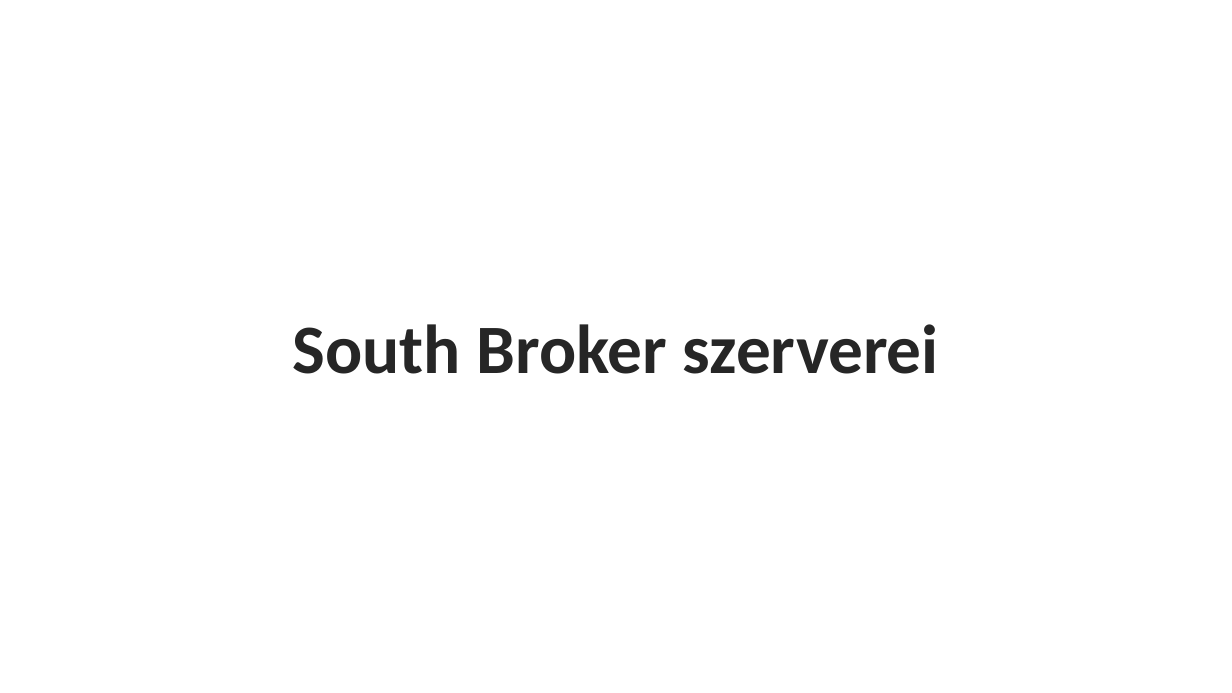
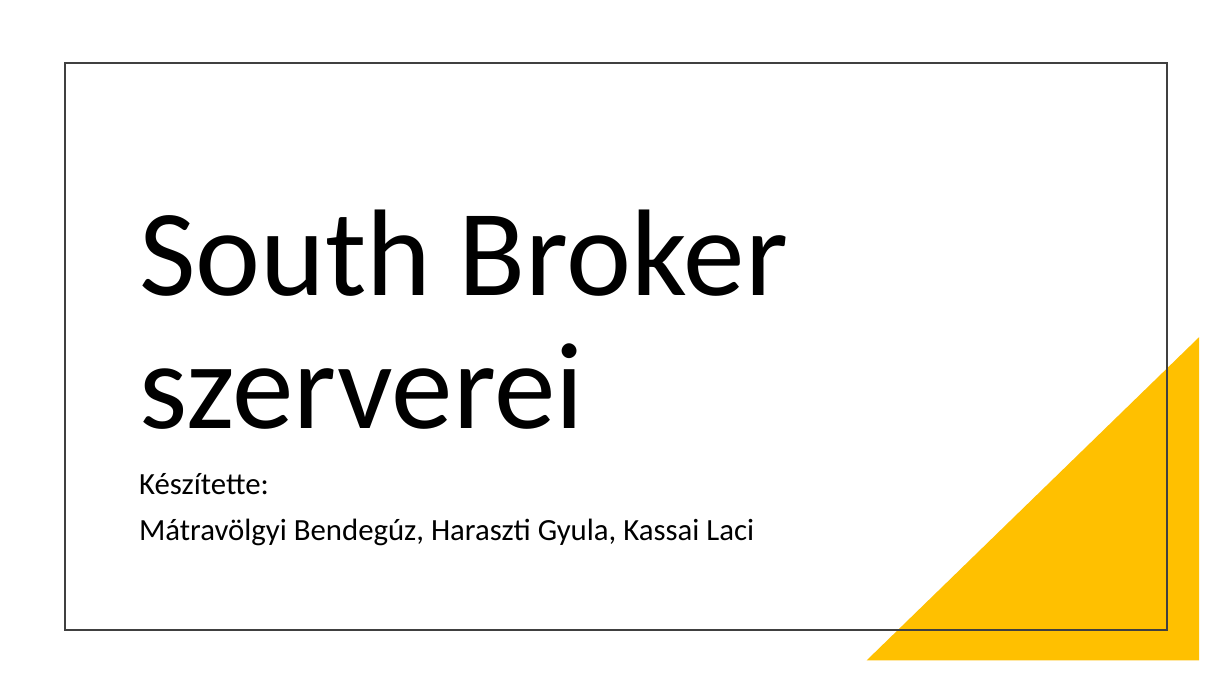
Before and after one commit to MatraBendi/Vizsga2022_IRU, a slide deck: slide 1 of Szerver bemutató.pptx. Drawn at 1232x693 pixels with LibreOffice and Linux fonts; fonts in the diff are those of the drawing. Boxes give left, top, right and bottom in pixels: in the first picture for what was removed or moved away, otherwise in the second. Text is boxed around its words. In the diff, an @@ line names an element or a change of style, - is before the commit and + after.

Commit message:
design

```diff
--- a/Szerver bemutató.pptx
+++ b/Szerver bemutató.pptx
@@ rectangle added at box(65, 63, 1167, 629), outline #404040 1.5 pt @@
@@ title "South Broker szerverei": place and size @@
-title "South Broker szerverei" at box(293, 324, 939, 374)
+title "South Broker szerverei" at box(139, 209, 788, 429)
@@ title "South Broker szerverei" at box(139, 209, 788, 429): size 54 to 96 pt, text colour #262626 to #000000, letter outline #FFFFFF 1.06 pt to none, bold off; alignment centre to left; line spacing 1 to 0.9; vertical alignment top to bottom @@
@@ right triangle added at box(867, 337, 1200, 661), fill #FFC000 @@
@@ subtitle added at box(139, 473, 754, 546), 24 pt, text #000000 @@
+Készítette:
+Mátravölgyi Bendegúz, Haraszti Gyula, Kassai Laci
```
Also in this commit, not shown: 9 other slides changed.
